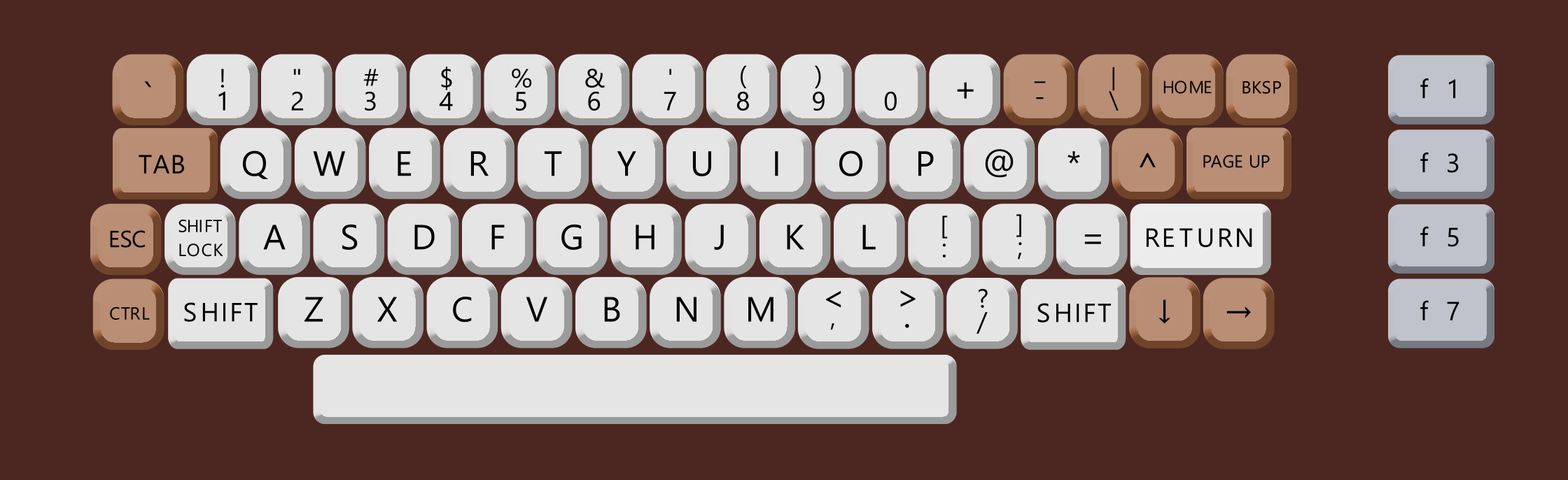
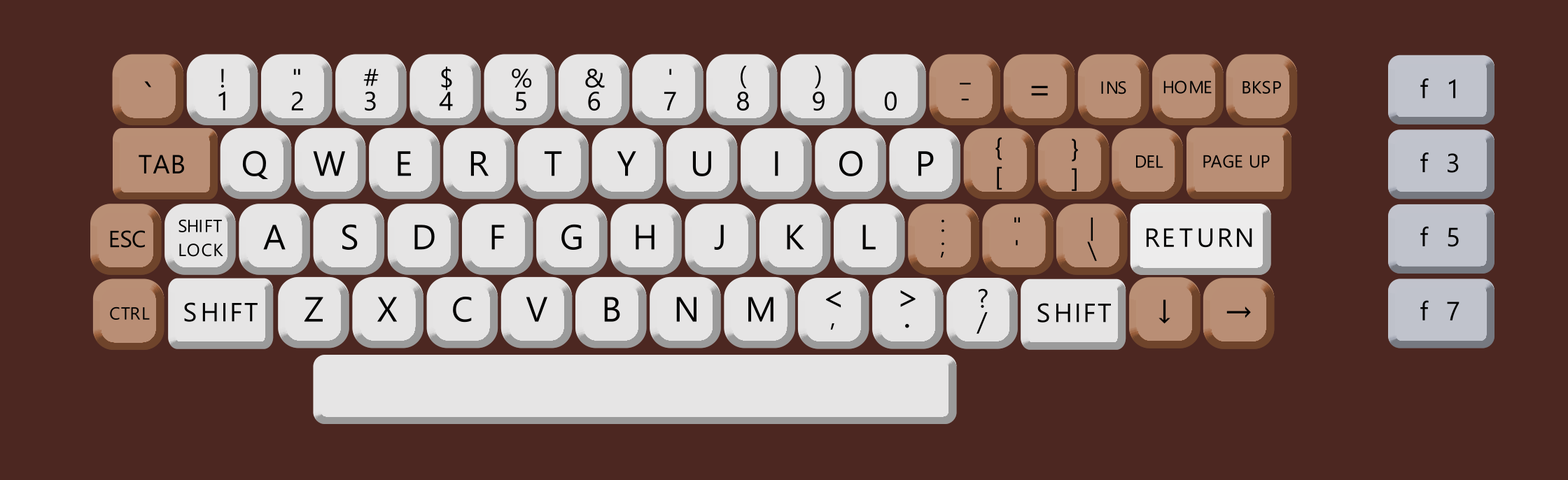
Revision of a layered 1568px x 480px image; what changed, layer by layer:
painted on "Background" over [122, 53, 1164, 292]
